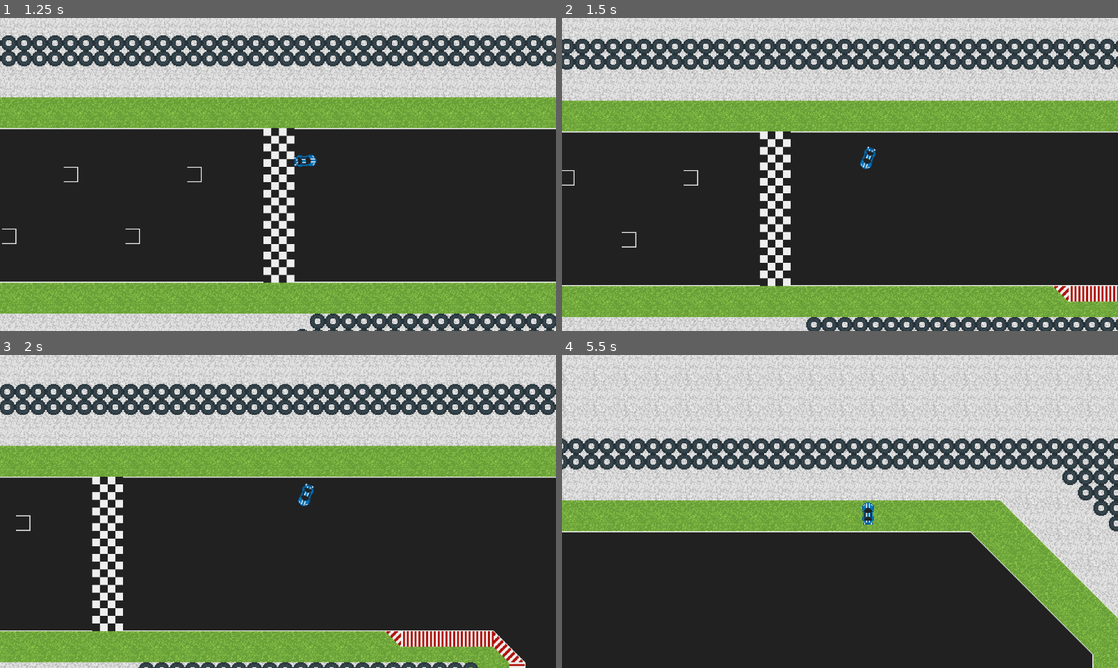
Above: before the commit, frames 1-4 (two rows, left to right).
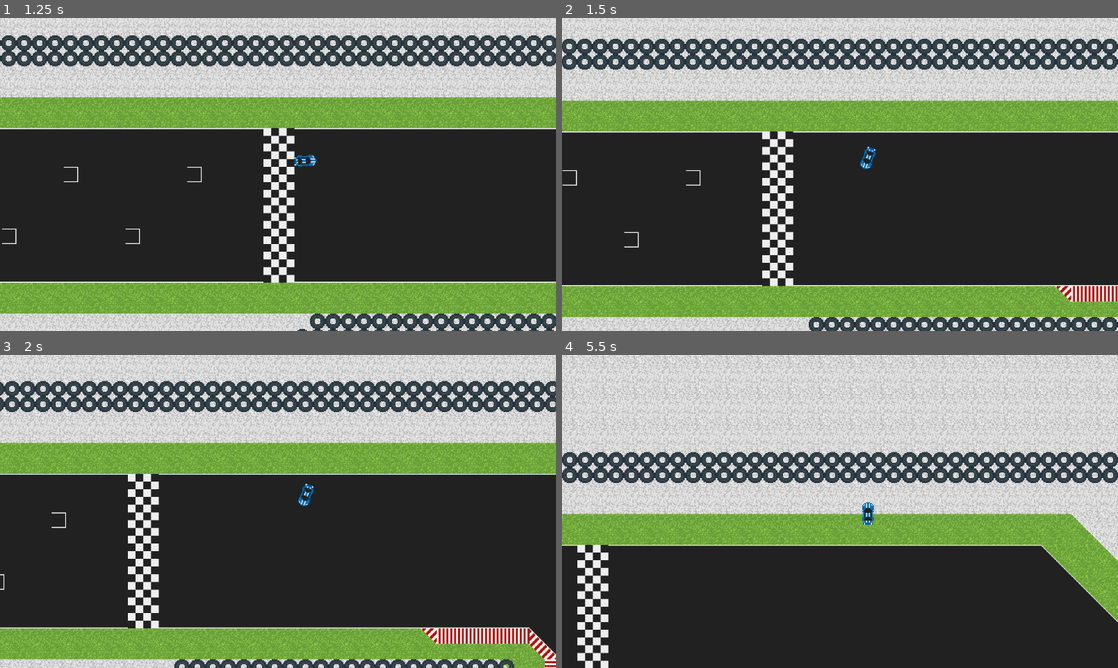
Above: after the commit, the same moments.

Repository: rocketCarlos/DriftingAcademy
Game: Godot game, scene res://scenes/circuits/circuit_1.tscn
Two runs of this game, one before a commit and one after it. Both use one fixed random seed, a clock stepped at 60 frames per second and the inputs below. This scene is started directly instead of the project's main scene.
Inputs (mouse positions are in pixels of both pictures, inside the frame that each line leads up to):
- Up to frame 1 (1.25 s): tap Enter at 0.5 s; move the mouse to (400, 158) at 0.52 s; press the mouse at (400, 158) at 0.53 s
- Up to frame 2 (1.5 s): move the mouse to (728, 190) at 1.27 s; release the mouse at (728, 190) at 1.28 s; click (728, 190) at 1.35 s
- Up to frame 3 (2 s): no input
- Up to frame 4 (5.5 s): move the mouse to (895, 442) at 2.02 s; press the mouse at (895, 442) at 2.03 s; move the mouse to (812, 574) at 2.77 s; release the mouse at (812, 574) at 2.78 s; click (812, 574) at 2.85 s; tap Space at 3.5 s; move the mouse to (1006, 558) at 3.52 s; press the mouse at (1006, 558) at 3.53 s; move the mouse to (673, 464) at 4.27 s; release the mouse at (673, 464) at 4.28 s; click (673, 464) at 4.35 s; tap Enter at 5 s; move the mouse to (867, 511) at 5.02 s; press the mouse at (867, 511) at 5.03 s

Frame 1 is identical in both runs. In frame 2, 15% of the frame differs, in the area x 0-100%, y 0-100%; in frame 3, 24%; in frame 4, 36%.

Commit message:
Add smooth deacceleration

Diff:
--- a/scenes/car/car.gd
+++ b/scenes/car/car.gd
@@ -22,7 +22,7 @@
 #region variables
 var max_speed: float
 const SPEED_ROAD: float = 300.0
-const SPEED_CURBS: float = 250.0
+const SPEED_CURBS: float = 200.0
 const SPEED_GRASS: float = 150.0
 const SPEED_GRAVEL: float = 100.0
 
@@ -33,9 +33,9 @@
 const ACCEL_GRAVEL: float = 100.0
 
 var deaccel: float
-const DEACCEL_ROAD: float = 100.0
-const DEACCEL_CURBS: float = 150.0
-const DEACCEL_GRASS: float = 200.0
+const DEACCEL_ROAD: float = 275.0
+const DEACCEL_CURBS: float = 300.0
+const DEACCEL_GRASS: float = 350.0
 const DEACCEL_GRAVEL: float = 400.0
 
 var wheels: Array = [null, null, null, null]
@@ -91,14 +91,24 @@
 			# -----------------------------------------
 			var force =  Vector2(0.0, 0.0)
 			if Input.is_action_pressed("accelerate"):
+				var prev_velocity_length = velocity.length()
 				# the acceleration force input by the player
 				force = accel * mouse_direction * delta
 				# apply the force to velocity
 				velocity += force
 
 				# Limit speed not to exceed max_speed
+				# If exceeding max_speed, use prev_velocity_length to smoothlty
+				# reduce velocity until max_speed is reached
 				if velocity.length() >= max_speed:
-					velocity = velocity.normalized() * max_speed
+					if prev_velocity_length > max_speed:
+						# apply smooth deaccel
+						velocity = velocity.normalized() * prev_velocity_length - velocity.normalized() * deaccel * delta
+						if velocity.length() < max_speed:
+							# correct if speed is decreased too much
+							velocity = velocity.normalized() * max_speed
+					else:
+						velocity = velocity.normalized() * max_speed
 
 				# ---------------------------------------------
 				# manage sprite rotation
